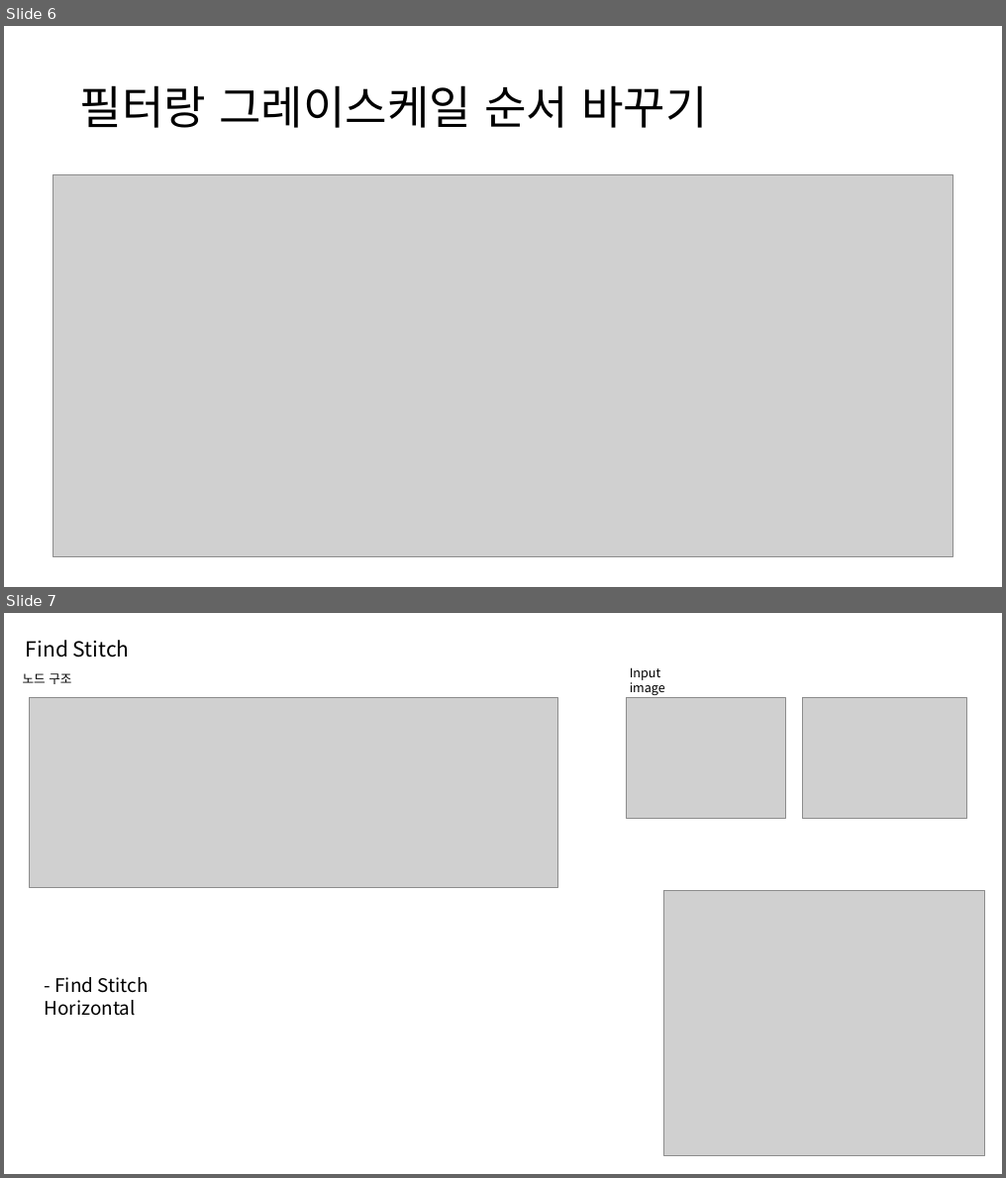
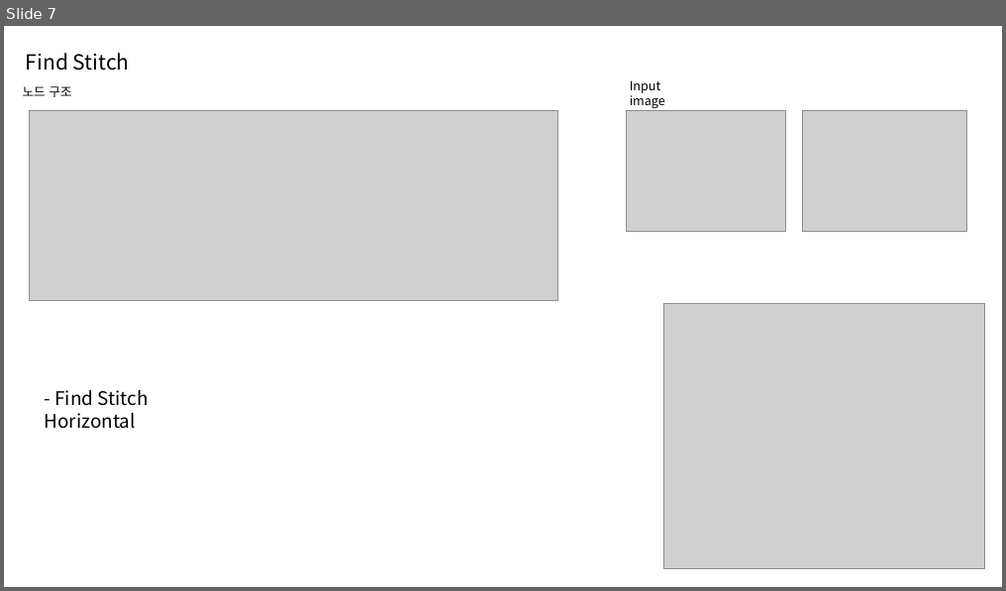
Before and after one commit to gyuri1220/opencv_study, a slide deck: Find_func/LucusEdge_자료(0518).pptx. Shown one above the other, each under a label of ours: slides 6 and 7 before the commit, slide 7 after it. The pictures are 1006x1178 and 1006x591 pixels, drawn with LibreOffice and Linux fonts; fonts in the diff are those of the drawing; grey boxes stand for pictures. Boxes give left, top, right and bottom in pixels: in the first picture for what was removed or moved away, otherwise in the second. Text is boxed around its words. In the diff, an @@ line names an element or a change of style, - is before the commit and + after.

```diff
--- a/Find_func/LucusEdge_자료(0518).pptx
+++ b/Find_func/LucusEdge_자료(0518).pptx
@@ slide 6 removed at <box>4,26,1002,587</box>, background #FFFFFF @@
@@ title removed at <box>80,85,707,128</box> @@
-필터랑 그레이스케일 순서 바꾸기
@@ picture removed at <box>54,174,953,558</box> @@
```
Also in this commit, not shown: 2 slides changed, 1 slide added, 11 other files.
